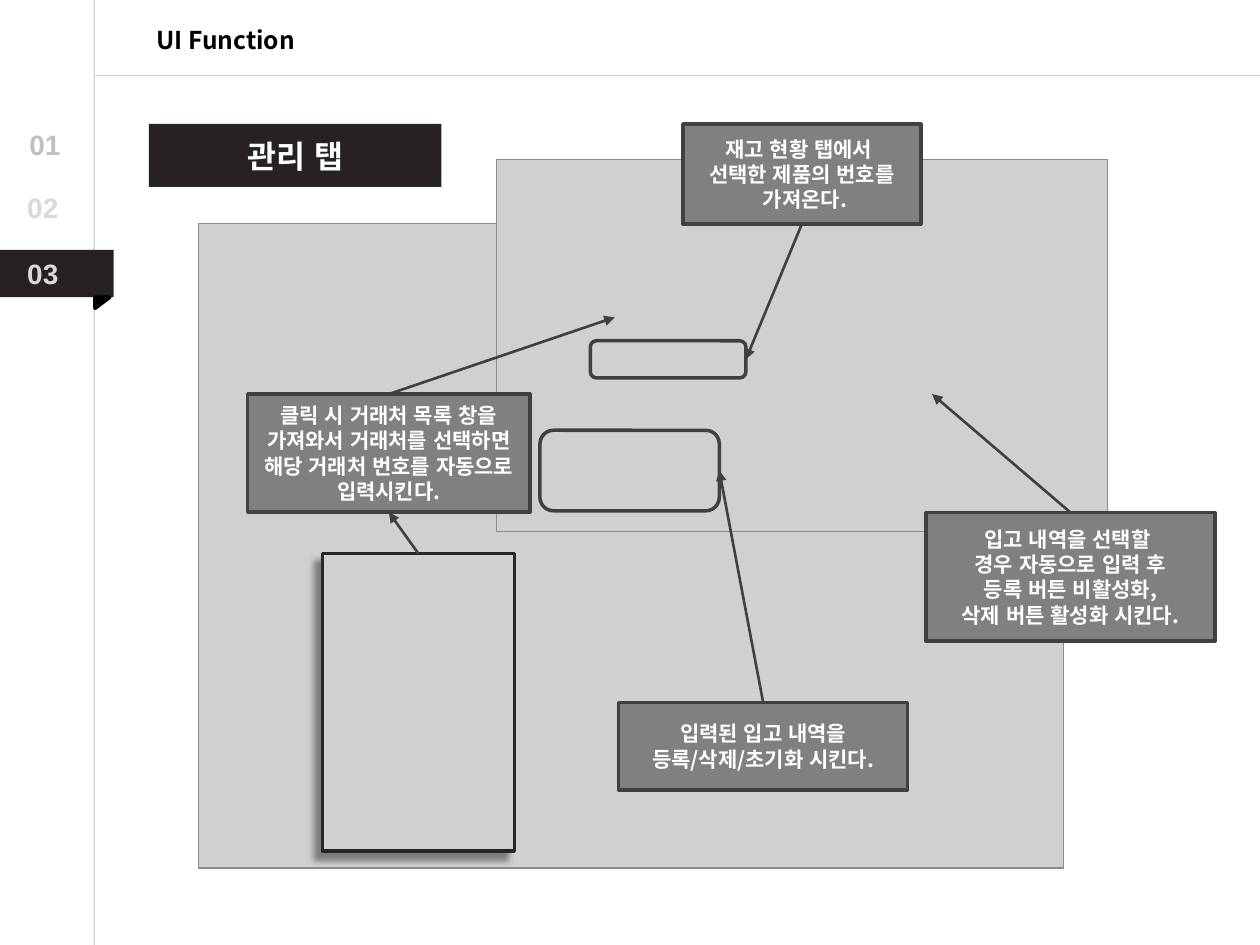
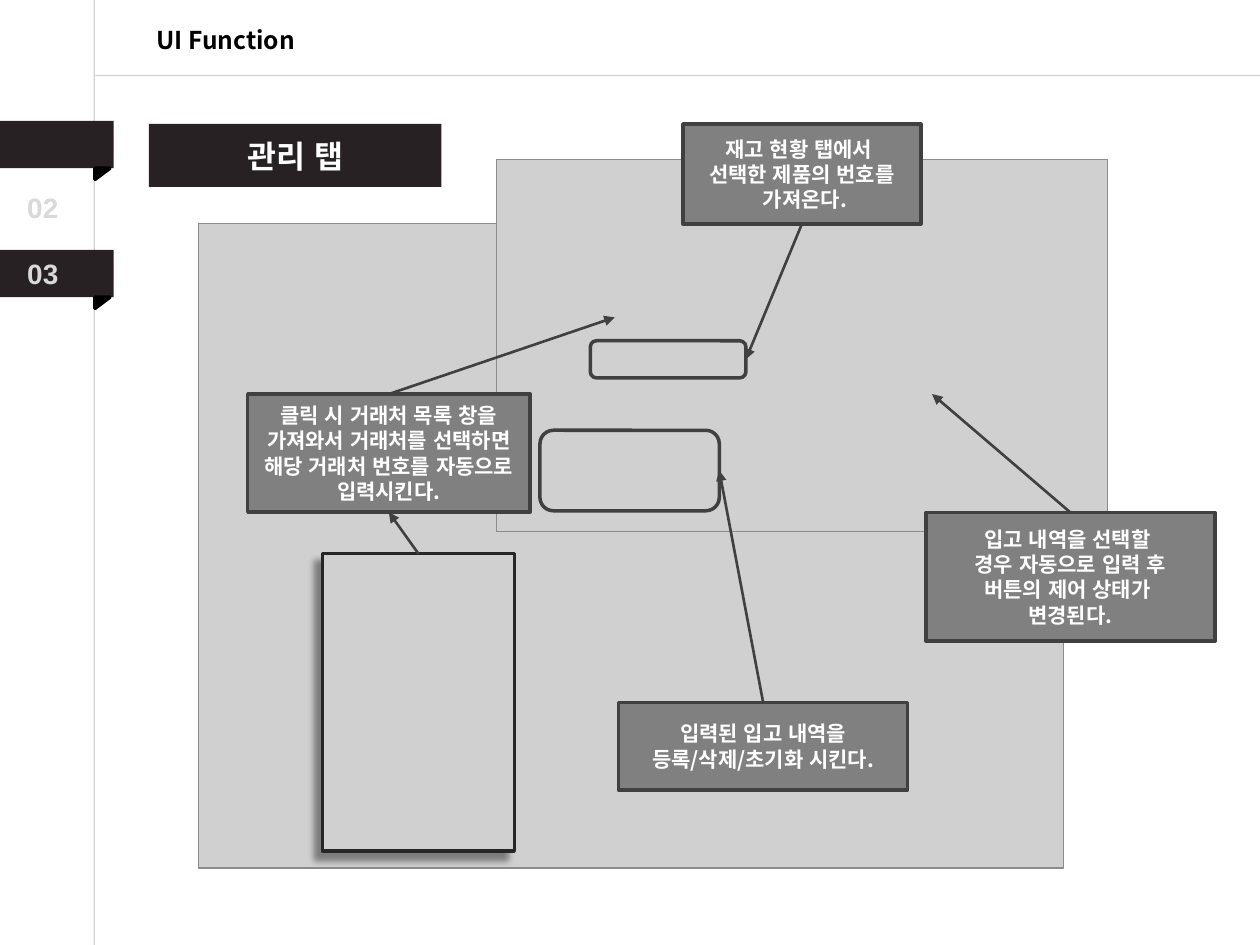
Before and after one commit to Dong-Jun-Shin/COMP_project, a slide deck: slide 33 of Document/DOC_source/ppt/COMP_Project_ppt.pptx. Drawn at 1260x945 pixels with LibreOffice and Linux fonts; fonts in the diff are those of the drawing; grey boxes stand for pictures. Boxes give left, top, right and bottom in pixels: in the first picture for what was removed or moved away, otherwise in the second. Text is boxed around its words. In the diff, an @@ line names an element or a change of style, - is before the commit and + after.

```diff
--- a/Document/DOC_source/ppt/COMP_Project_ppt.pptx
+++ b/Document/DOC_source/ppt/COMP_Project_ppt.pptx
@@ rectangle added at (0,121,113,169), fill #272123 @@
@@ text removed at (29,136,60,155) @@
-01
@@ right triangle added at (95,168,110,180), fill #000000, outline #000000 2 pt @@
@@ text in rectangle at (984,579,1151,625): text changed @@
-등록 버튼 비활성화,
-삭제 버튼 활성화 시킨다.
+버튼의 제어 상태가
+변경된다.
```
Also in this commit, not shown: 8 other slides changed, 1 slide added.
